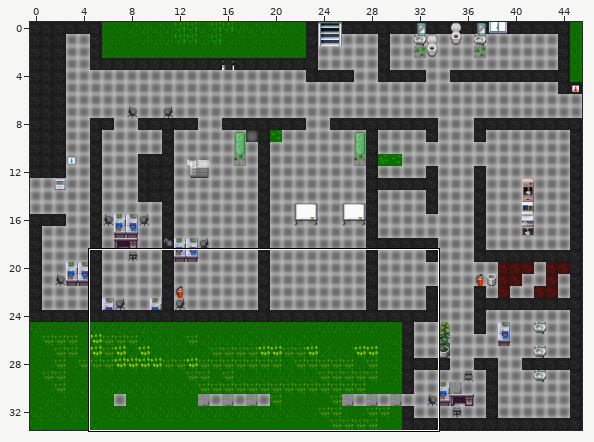
A Tiled map (JSON) gets an edit: maps/map-digitalhub.json. Above: a wide view before the commit, with the close-up outlined.
Close-up. Old version:
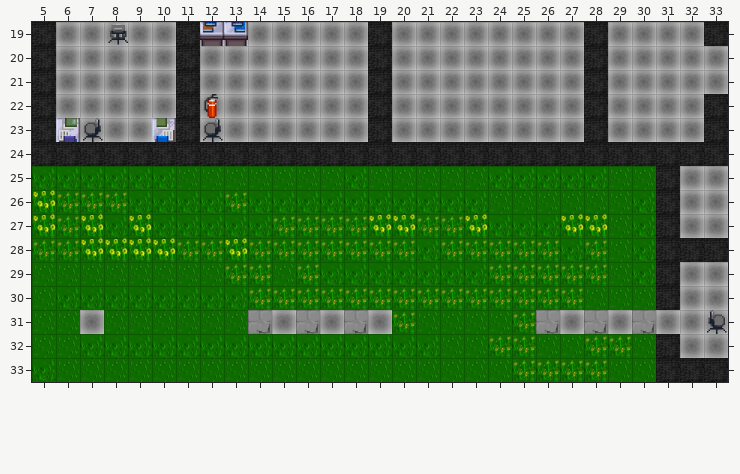
Cells are 32x32 px. Shown: x 5..33, y 19..33.
The same view after the edit:
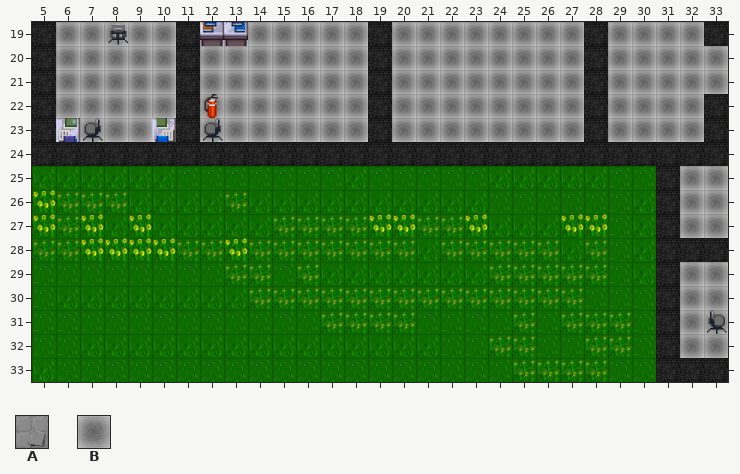
Key: from "floortileset": A 13, B 14.
_ is an empty cell.
The edit:
Layer "ordi":
Tile A is removed in row 31 at x 14, 16, 18, 26, 28 and 30.
Tile B is removed in row 31 at x 7, 15, 17, 19, 27, 29 and 31.
Pixel boxes of the changes (left, top, right, bottom) in both close-ups:
removed: (80, 310, 104, 334)
removed: (248, 310, 392, 334)
removed: (536, 310, 680, 334)
